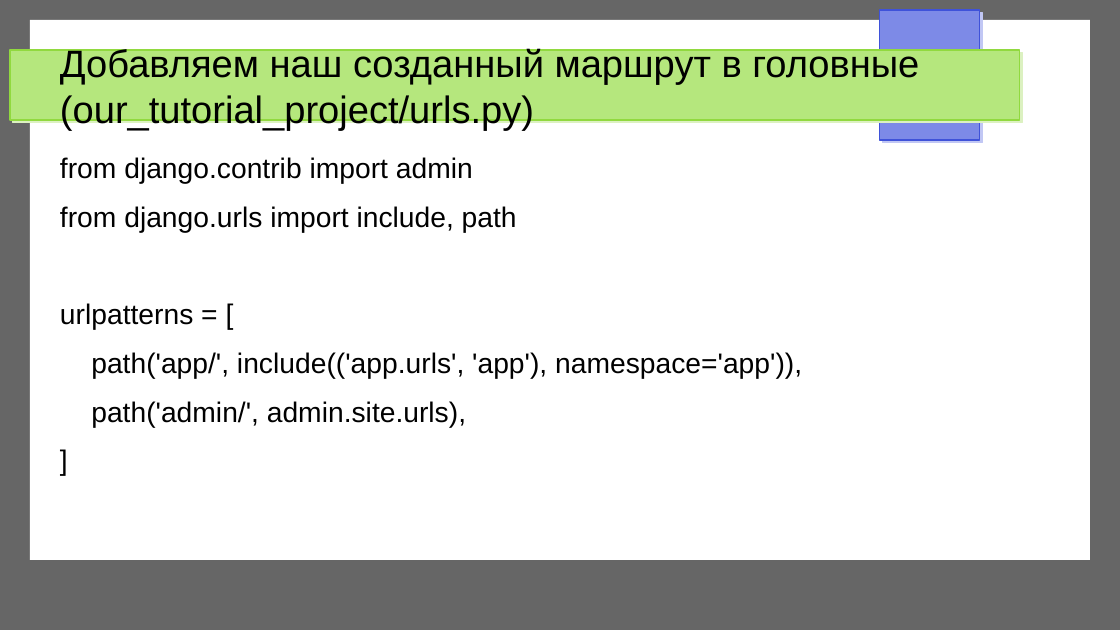
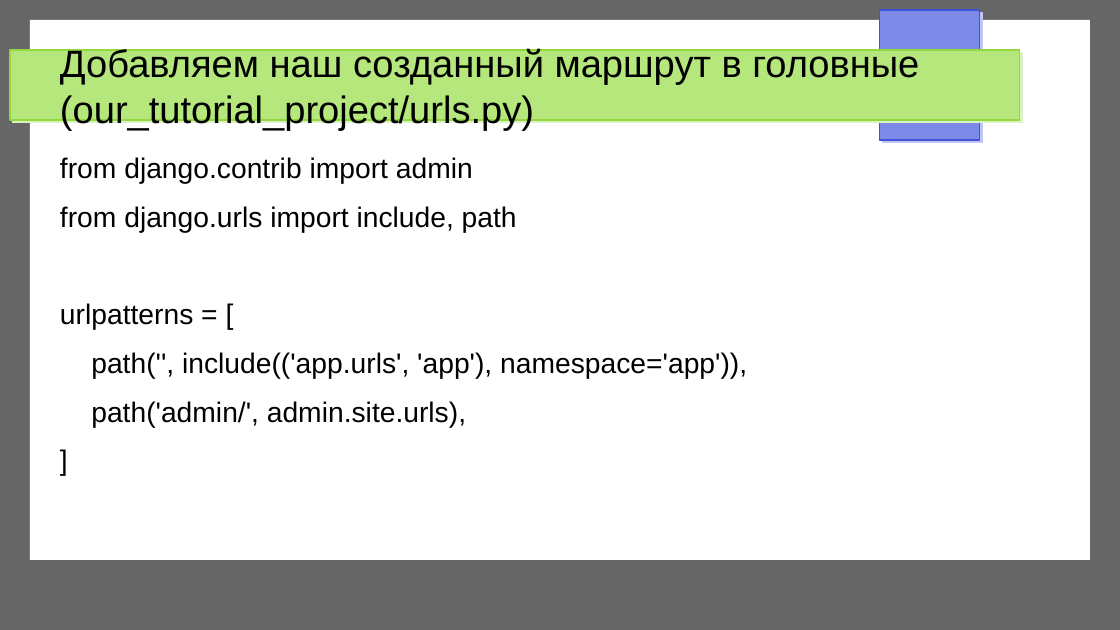
Before and after one commit to trnkv/django__my_tutorial, a slide deck: slide 9 of description.odp (slide 8 before the commit). Drawn at 1120x630 pixels with LibreOffice and Linux fonts; fonts in the diff are those of the drawing. Boxes give left, top, right and bottom in pixels: in the first picture for what was removed or moved away, otherwise in the second. Text is boxed around its words. In the diff, an @@ line names an element or a change of style, - is before the commit and + after.

```diff
--- a/description.odp
+++ b/description.odp
@@ text at box(91, 352, 747, 379): text changed @@
-path('app/', include(('app.urls', 'app'), namespace='app')),
+path('', include(('app.urls', 'app'), namespace='app')),
```
Also in this commit, not shown: 14 other slides changed, 6 slides added, 4 other files.
